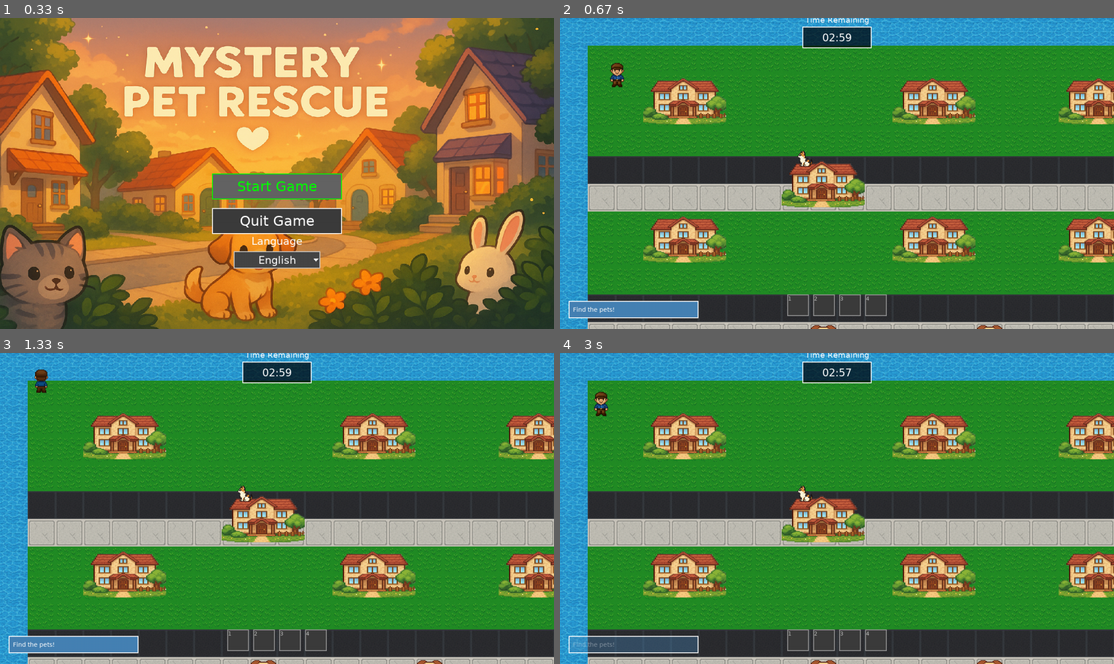
Above: before the commit, frames 1-4 (two rows, left to right).
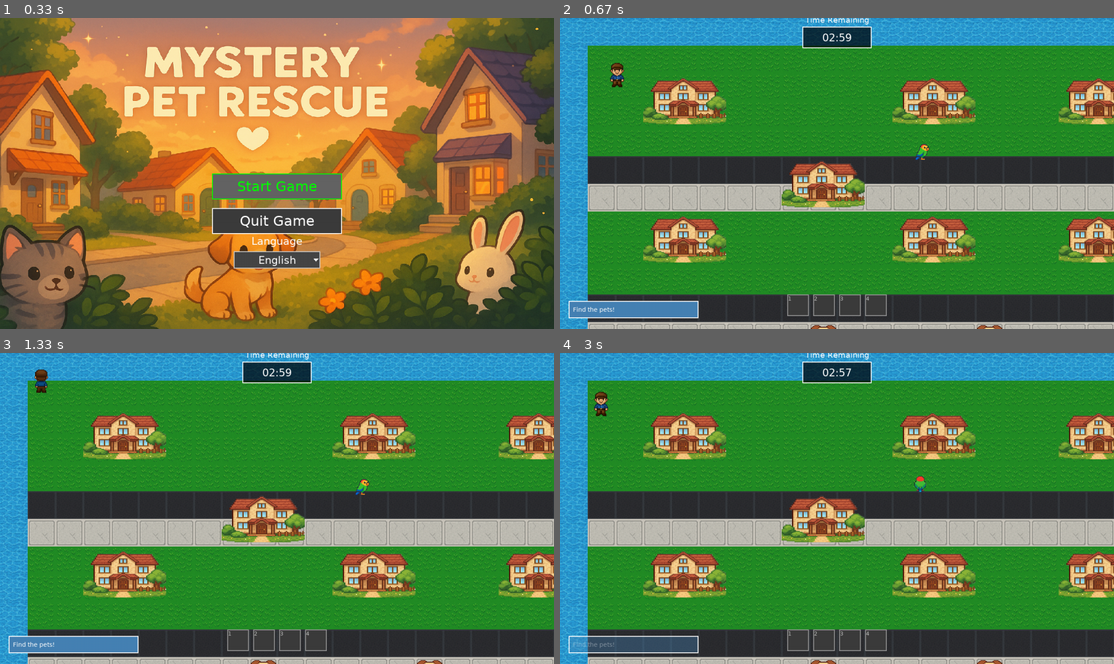
Above: after the commit, the same moments.

Repository: yuichi1000/mystery-pet-rescue
Game: pygame game, started from main.py
Same seed, same stepped clock (60 frames per second), same inputs: the game is played once before the commit and once after it.
Inputs (mouse positions are in pixels of both pictures, inside the frame that each line leads up to):
- Up to frame 1 (0.33 s): no input
- Up to frame 2 (0.67 s): click "Start Game" at 0.38 s
- Up to frame 3 (1.33 s): hold A 0.67-1.13 s; hold Up 0.67-1.13 s; move the mouse to (254, 520) at 0.7 s; hold Up from 1.17 s (still down)
- Up to frame 4 (3 s): release Up at 1.63 s; hold Right 1.67-2.13 s; hold Left 2.17-2.7 s; hold Down from 2.73 s (still down)

Frame 1 is identical in both runs. In frame 2, 0.1% of the frame differs, in the area x 42-67%, y 40-48%; in frame 3, 0.1%; in frame 4, 0.2%, in the area x 42-67%, y 39-48%.

Commit message:
コミット

Diff:
--- a/src/scenes/game.py
+++ b/src/scenes/game.py
@@ -217,8 +217,8 @@
         print(f"✅ ランダムペット生成完了: {len(pets)}匹")
         return pets
 
-    def _find_random_walkable_position(self, existing_positions: List[Tuple[float, float]] = None, max_attempts: int = 200) -> Optional[Tuple[float, float]]:
-        """通過可能なランダム位置を見つける"""
+    def _find_random_walkable_position(self, existing_positions: List[Tuple[float, float]] = None, max_attempts: int = 500) -> Optional[Tuple[float, float]]:
+        """通過可能なランダム位置を見つける（建物から適度に離れた場所）"""
         import random
 
         if existing_positions is None:
@@ -234,43 +234,67 @@
             map_height = 1280  # 20 * 64
 
         # マージンを設定（端から離す）
-        margin = 100
+        margin = 120  # 適度なマージン
         min_pet_distance = 200  # ペット同士の最小距離
 
         print(f"🔍 ペット配置場所を探索中... (マップサイズ: {map_width}x{map_height})")
 
+        # 安全な配置エリアを事前に定義
+        safe_areas = self._get_safe_placement_areas(map_width, map_height)
+
         for attempt in range(max_attempts):
-            # ランダム位置を生成
-            x = random.uniform(margin, map_width - margin)
-            y = random.uniform(margin, map_height - margin)
+            # 安全エリアからランダムに選択（前半）
+            if safe_areas and attempt < max_attempts // 3:  # 前1/3は安全エリアから選択
+                area = random.choice(safe_areas)
+                x = random.uniform(area['x'], area['x'] + area['width'])
+                y = random.uniform(area['y'], area['y'] + area['height'])
+            # 中間は建物チェックを緩くして選択
+            elif attempt < max_attempts * 2 // 3:
+                x = random.uniform(margin, map_width - margin)
+                y = random.uniform(margin, map_height - margin)
+            else:
+                # 後半は建物チェックをさらに緩くして選択
+                x = random.uniform(margin // 2, map_width - margin // 2)
+                y = random.uniform(margin // 2, map_height - margin // 2)
 
             # 通過可能かチェック
             if not self.map_system.is_walkable(x, y):
-                if attempt % 50 == 0:  # 50回ごとにログ出力
+                if attempt % 100 == 0:  # 100回ごとにログ出力
                     print(f"  試行 {attempt}: ({x:.1f}, {y:.1f}) - 通過不可")
                 continue
 
-            # 建物との衝突もチェック
-            if self._is_position_blocked_by_building(x, y):
-                if attempt % 50 == 0:
-                    print(f"  試行 {attempt}: ({x:.1f}, {y:.1f}) - 建物と重複")
-                continue
+            # 建物との衝突もチェック（後半は緩い条件）
+            if attempt < max_attempts * 2 // 3:
+                if self._is_position_blocked_by_building(x, y):
+                    if attempt % 100 == 0:
+                        print(f"  試行 {attempt}: ({x:.1f}, {y:.1f}) - 建物と重複")
+                    continue
+            else:
+                # 後半は直接的な重複のみチェック
+                tile_x = int(x // self.map_system.tile_size)
+                tile_y = int(y // self.map_system.tile_size)
+                if (hasattr(self.map_system, 'building_system') and
+                    hasattr(self.map_system.building_system, 'is_position_blocked_by_building') and
+                    self.map_system.building_system.is_position_blocked_by_building(tile_x, tile_y)):
+                    continue
 
             # プレイヤーの初期位置から離れているかチェック
             player_x, player_y = self.player.x, self.player.y
             distance_to_player = ((x - player_x) ** 2 + (y - player_y) ** 2) ** 0.5
-            if distance_to_player <= 150:  # プレイヤーから150ピクセル以上離す
-                if attempt % 50 == 0:
+            min_player_distance = 150 if attempt < max_attempts // 2 else 100  # 後半は緩い条件
+            if distance_to_player <= min_player_distance:
+                if attempt % 100 == 0:
                     print(f"  試行 {attempt}: ({x:.1f}, {y:.1f}) - プレイヤーに近すぎる (距離: {distance_to_player:.1f})")
                 continue
 
             # 他のペットから離れているかチェック
             too_close_to_other_pet = False
+            current_min_distance = min_pet_distance if attempt < max_attempts // 2 else min_pet_distance // 2  # 後半は緩い条件
             for existing_x, existing_y in existing_positions:
                 distance_to_pet = ((x - existing_x) ** 2 + (y - existing_y) ** 2) ** 0.5
-                if distance_to_pet < min_pet_distance:
+                if distance_to_pet < current_min_distance:
                     too_close_to_other_pet = True
-                    if attempt % 50 == 0:
+                    if attempt % 100 == 0:
                         print(f"  試行 {attempt}: ({x:.1f}, {y:.1f}) - 他のペットに近すぎる (距離: {distance_to_pet:.1f})")
                     break
 
@@ -283,10 +307,79 @@
         print(f"⚠️ {max_attempts}回試行しても適切な位置が見つかりませんでした")
         return None
 
+    def _get_safe_placement_areas(self, map_width: int, map_height: int) -> List[dict]:
+        """建物から離れた安全な配置エリアを定義"""
+        safe_areas = []
+
+        # マップを格子状に分割して、建物のない安全なエリアを特定
+        grid_size = 150  # 150x150ピクセルのグリッド（より小さく）
+
+        print(f"🛡️ 安全エリア検索中... (グリッドサイズ: {grid_size})")
+
+        for y in range(100, map_height - 100, grid_size // 2):  # オーバーラップを許可
+            for x in range(100, map_width - 100, grid_size // 2):
+                # グリッドの中心点をチェック
+                center_x = x + grid_size // 2
+                center_y = y + grid_size // 2
+
+                # マップ境界チェック
+                if (center_x < 100 or center_x > map_width - 100 or
+                    center_y < 100 or center_y > map_height - 100):
+                    continue
+
+                # この領域が安全かチェック
+                if (self.map_system.is_walkable(center_x, center_y) and
+                    not self._is_position_blocked_by_building(center_x, center_y)):
+
+                    # 複数のポイントをチェック（より緩い条件）
+                    test_points = [
+                        (center_x, center_y),
+                        (x + 30, y + 30),
+                        (x + grid_size - 30, y + 30),
+                        (x + 30, y + grid_size - 30),
+                        (x + grid_size - 30, y + grid_size - 30)
+                    ]
+
+                    safe_points = 0
+                    for test_x, test_y in test_points:
+                        if (test_x >= 0 and test_x < map_width and
+                            test_y >= 0 and test_y < map_height and
+                            self.map_system.is_walkable(test_x, test_y) and
+                            not self._is_position_blocked_by_building(test_x, test_y)):
+                            safe_points += 1
+
+                    # 5点中3点以上が安全なら採用
+                    if safe_points >= 3:
+                        safe_areas.append({
+                            'x': x + 30,
+                            'y': y + 30,
+                            'width': grid_size - 60,
+                            'height': grid_size - 60
+                        })
+
+        print(f"🛡️ 安全な配置エリア: {len(safe_areas)}個発見")
+
+        # 安全エリアが少ない場合は、より緩い条件で追加
+        if len(safe_areas) < 10:
+            print("🔍 安全エリアが少ないため、追加検索中...")
+            for y in range(200, map_height - 200, 100):
+                for x in range(200, map_width - 200, 100):
+                    if (self.map_system.is_walkable(x, y) and
+                        not self._is_position_blocked_by_building(x, y)):
+                        safe_areas.append({
+                            'x': x - 50,
+                            'y': y - 50,
+                            'width': 100,
+                            'height': 100
+                        })
+            print(f"🛡️ 追加検索後の安全エリア: {len(safe_areas)}個")
+
+        return safe_areas
+
     def _is_position_blocked_by_building(self, x: float, y: float) -> bool:
         """位置が建物によってブロックされているかチェック"""
-        # ペットのサイズを考慮したマージン
-        margin = 40  # ペットのサイズ + 余裕
+        # ペットのサイズを考慮したマージン（適度な距離）
+        margin = 60  # ペットのサイズ + 適度な余裕
 
         # MapSystemの建物情報をチェック
         if hasattr(self.map_system, 'buildings') and self.map_system.buildings:
@@ -317,6 +410,16 @@
                         if (building.x - margin < x < building.x + building_width + margin and
                             building.y - margin < y < building.y + building_height + margin):
                             return True
+
+            # is_position_blocked_by_buildingメソッドも使用（より緩い条件）
+            if hasattr(self.map_system.building_system, 'is_position_blocked_by_building'):
+                # タイル座標に変換してチェック
+                tile_x = int(x // self.map_system.tile_size)
+                tile_y = int(y // self.map_system.tile_size)
+
+                # 中心のタイルのみチェック（周辺タイルのチェックを削除）
+                if self.map_system.building_system.is_position_blocked_by_building(tile_x, tile_y):
+                    return True
 
         return False
 
